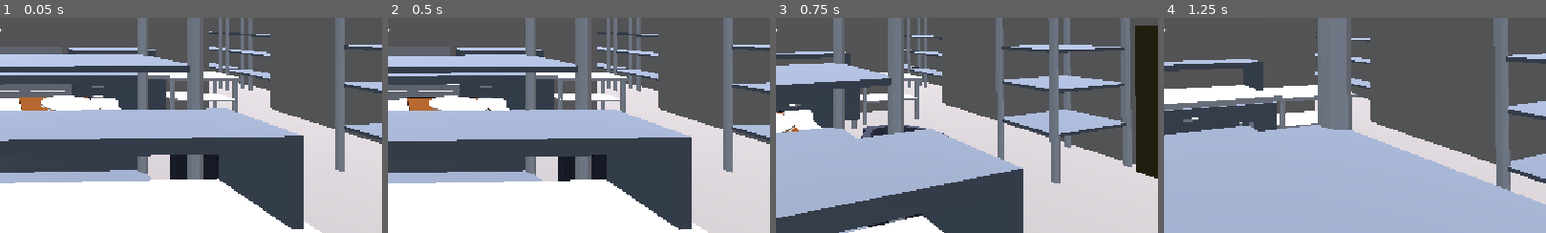
Above: before the commit, frames 1-4 (left to right).
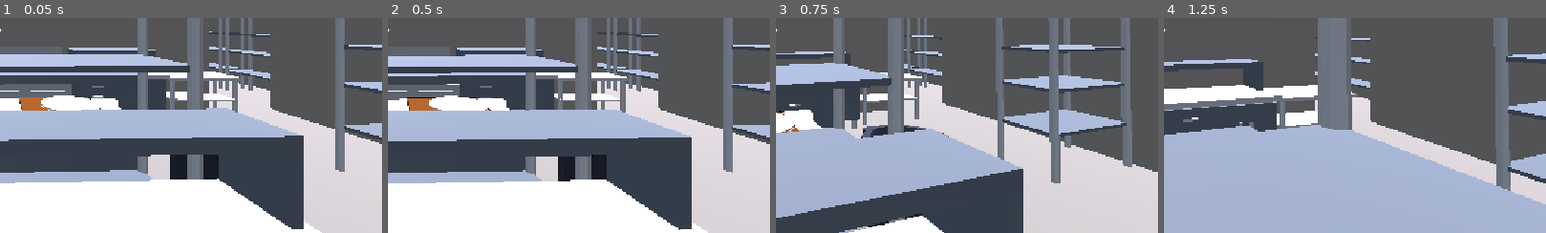
Above: after the commit, the same moments.

Repository: AlexLietha/Slacker
Game: Godot game, scene res://Scenes/FunctionalKitchen.tscn
Same seed, same stepped clock (60 frames per second), same inputs: the game is played once before the commit and once after it. This scene is started directly instead of the project's main scene.
Inputs (mouse positions are % of the whole screen's width and height, from its top left):
- Up to frame 1 (0.05 s): no input
- Up to frame 2 (0.5 s): no input
- Up to frame 3 (0.75 s): tap Enter (ui_accept) at 0.5 s; move the mouse to (55, 50) at 0.52 s; hold W (moveForward) from 0.53 s (still down); right-click (55, 50) at 0.6 s
- Up to frame 4 (1.25 s): keep holding W (moveForward); tap Enter (ui_accept) at 0.77 s
The pictures show only the part of the screen within x 50-100%, y 49-99%; the shares and areas given below are measured in that part.

Frames 1-2 are identical in both runs. In frame 3, 4.1% of the frame differs, in the area x 94-100%, y 3-75%; in frame 4, nothing differs.

Commit message:
big board

Diff:
--- a/slacker/Scenes/FunctionalKitchen.tscn
+++ b/slacker/Scenes/FunctionalKitchen.tscn
@@ -287,4 +287,4 @@
 script = ExtResource("28_wur46")
 
 [node name="OrderBoard" parent="." unique_id=598548473 instance=ExtResource("27_cakj8")]
-transform = Transform3D(-0.99998885, 0, 0.0047176583, 0, 1, 0, -0.0047176583, 0, -0.99998885, 10.263956, 0.6108203, -1.4797425)
+transform = Transform3D(-1.4999833, 0, 0.007076583, 0, 1.5, 0, -0.007076583, 0, -1.4999833, 10.257169, 0.92690086, -0.0410856)
